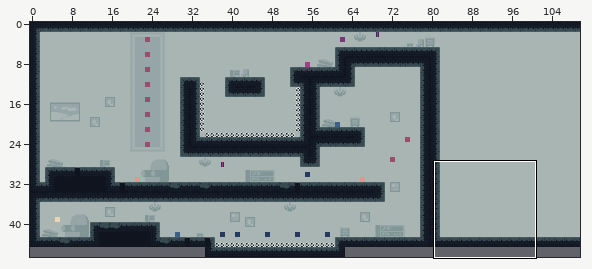
Two versions of a level (Tiled map, assets/newLevels.tmx). The picture above shows the old version from afar; the outline marks the close-up.
Close-up. First the earlier version:
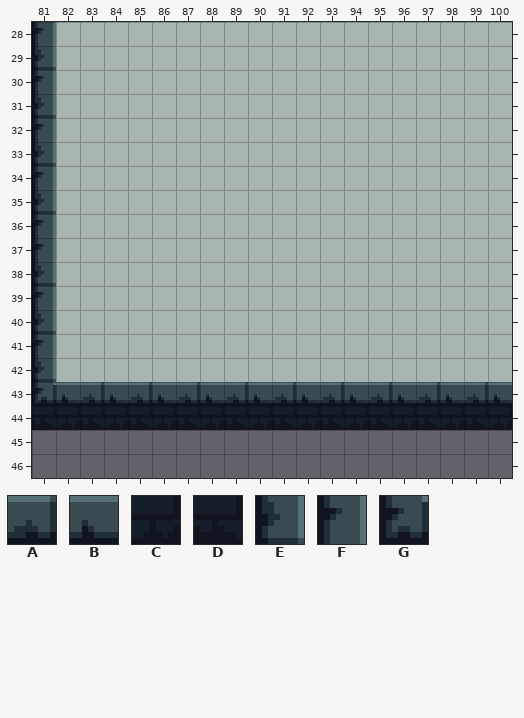
Cells are 8x8 px. Shown: x 81..100, y 28..46. The commit also changed other parts of the map, which this record leaves out.
Key: from "tileset": A 1, B 2, C 34, D 35, E 37, F 69, G 71.
_ is an empty cell.
Layers that did not change in this view are not listed.
Layer "ground" before, first column x 81:
28 F___________________
29 E___________________
30 F___________________
31 E___________________
32 F___________________
33 E___________________
34 F___________________
35 E___________________
36 F___________________
37 F___________________
38 E___________________
39 F___________________
40 E___________________
41 F___________________
42 E___________________
43 GBABABABABABABABABAB
44 DCDCDCDCDCDCDCDCDCDC
45 ____________________
46 ____________________
After:
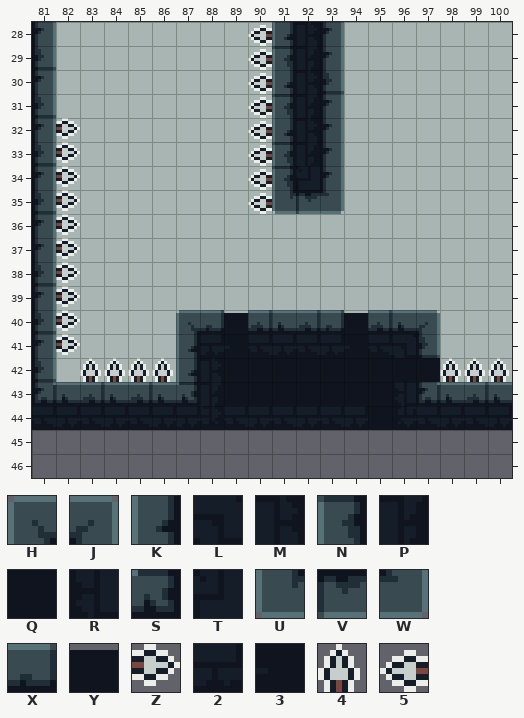
Further tiles: from "tileset": H 0, J 5, K 32, L 36, M 41, N 64, P 65, Q 66, R 68, S 72, T 132, U 160, V 162, W 165, X 194, Y 195, Z 200, 2 226, 3 227, 4 232, 5 233.
What changed:
Changed rows in their new state; . is an unchanged cell.
Layer "ground":
first column x 91:
28 KMF
29 NPF
30 KME
31 NPF
32 KMF
33 NPF
34 NTF
35 UVW
first column x 87:
40 HXYABAXYABJ
41 K23DCD23DLE
42 KMQQQQQQQQQ
43 SPQQQQQQQRG
Layer "killArea":
first column x 82:
28 ........5..........
29 ........5..........
30 ........5..........
31 ........5..........
32 Z.......5..........
33 Z.......5..........
34 Z.......5..........
35 Z.......5..........
36 Z..................
37 Z..................
38 Z..................
39 Z..................
40 Z..................
41 Z..................
42 .4444...........444
Pixel boxes of the changes (left, top, right, bottom) in both close-ups:
changed: (56, 22, 509, 406)
